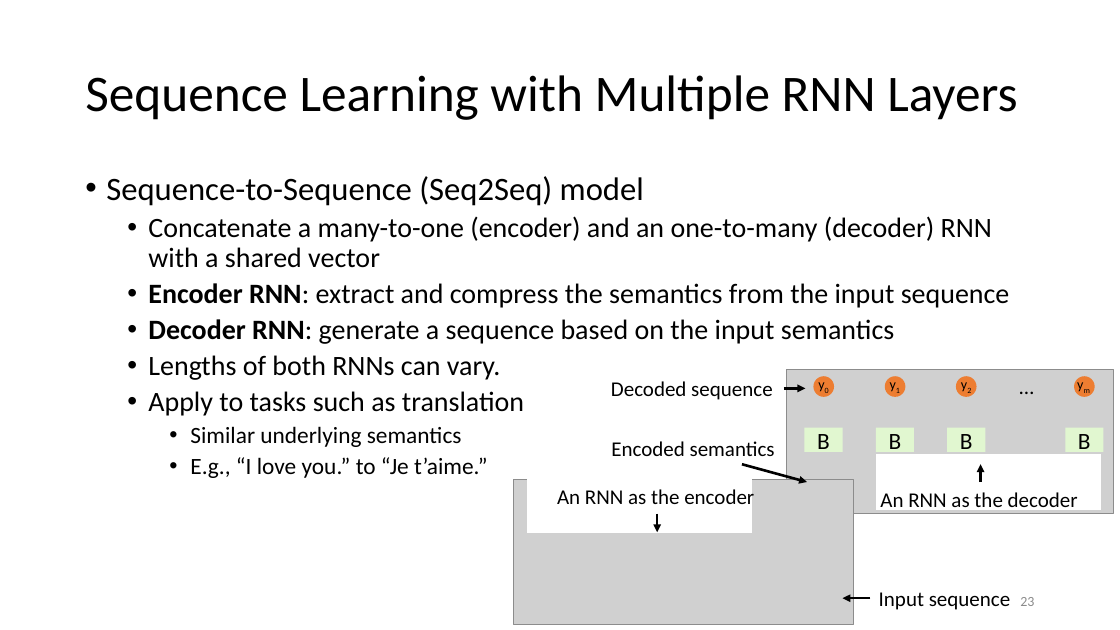
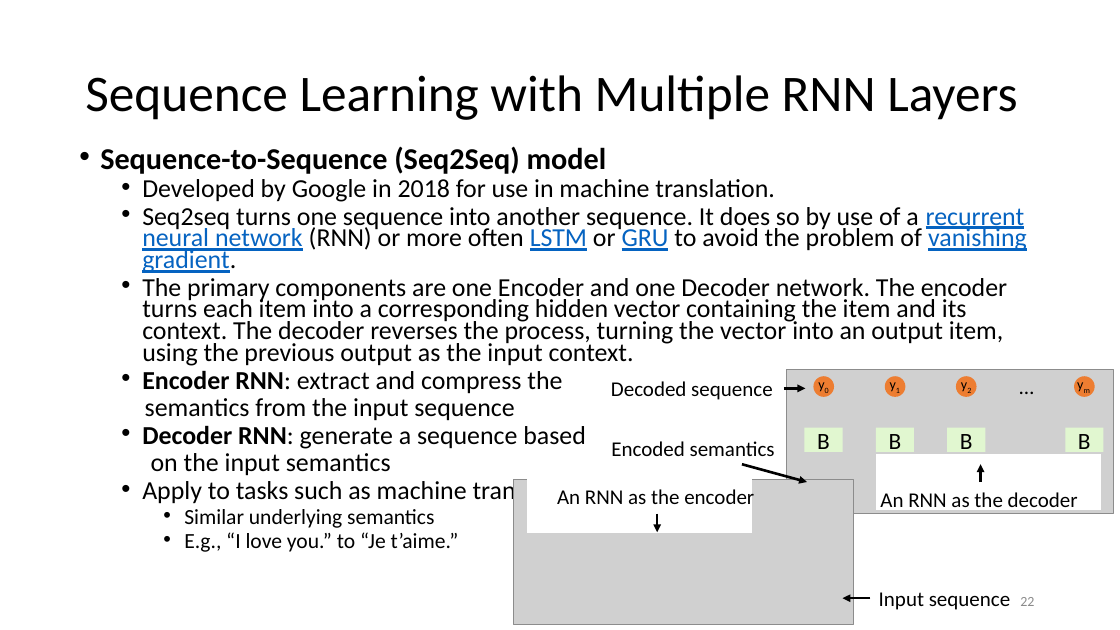
Before and after one commit to ailab-ua/courses, a slide deck: slide 22 of resources/recurrent_neural_networks_april_2019.pptx (slide 23 before the commit). Drawn at 1120x630 pixels with LibreOffice and Linux fonts; fonts in the diff are those of the drawing; grey boxes stand for pictures. Boxes give left, top, right and bottom in pixels: in the first picture for what was removed or moved away, otherwise in the second. Text is boxed around its words. In the diff, an @@ line names an element or a change of style, - is before the commit and + after.

```diff
--- a/resources/recurrent_neural_networks_april_2019.pptx
+++ b/resources/recurrent_neural_networks_april_2019.pptx
@@ text "Sequence-to-Sequence (Seq2Seq) model": place and size @@
-text "Sequence-to-Sequence (Seq2Seq) model" at bbox=[106, 176, 1010, 478]
+text "Sequence-to-Sequence (Seq2Seq) model" at bbox=[100, 146, 1027, 552]
@@ text at bbox=[100, 146, 607, 552]: size 28 to 25.9 pt, bold on in "Sequence-to-Sequence (Seq2Seq) model"; size 20 to 18.5 pt in "Similar underlying semantics", "E.g., “I love you.” to “Je t’aime.”"; line spacing 0.9 to 0.7 @@
@@ text at bbox=[142, 179, 1027, 506]: text changed; size 24 to 22.2 pt @@
-  • Concatenate a many-to-one (encoder) and an one-to-many (decoder) RNN with a shared vector
-  • Encoder RNN: extract and compress the semantics from the input sequence
-  • Decoder RNN: generate a sequence based on the input semantics
-  • Lengths of both RNNs can vary.
-  • Apply to tasks such as translation
+  • Developed by Google in 2018 for use in machine translation.
+  • Seq2seq turns one sequence into another sequence. It does so by use of a recurrent neural network (RNN) or more often LSTM or GRU to avoid the problem of vanishing gradient.
+  • The primary components are one Encoder and one Decoder network. The encoder turns each item into a corresponding hidden vector containing the item and its context. The decoder reverses the process, turning the vector into an output item, using the previous output as the input context.
+  • Encoder RNN: extract and compress the
+  semantics from the input sequence
+  • Decoder RNN: generate a sequence based
+  on the input semantics
+  • Apply to tasks such as machine translation
```
Also in this commit, not shown: 29 other slides changed, 1 slide added, 2 slides removed.
